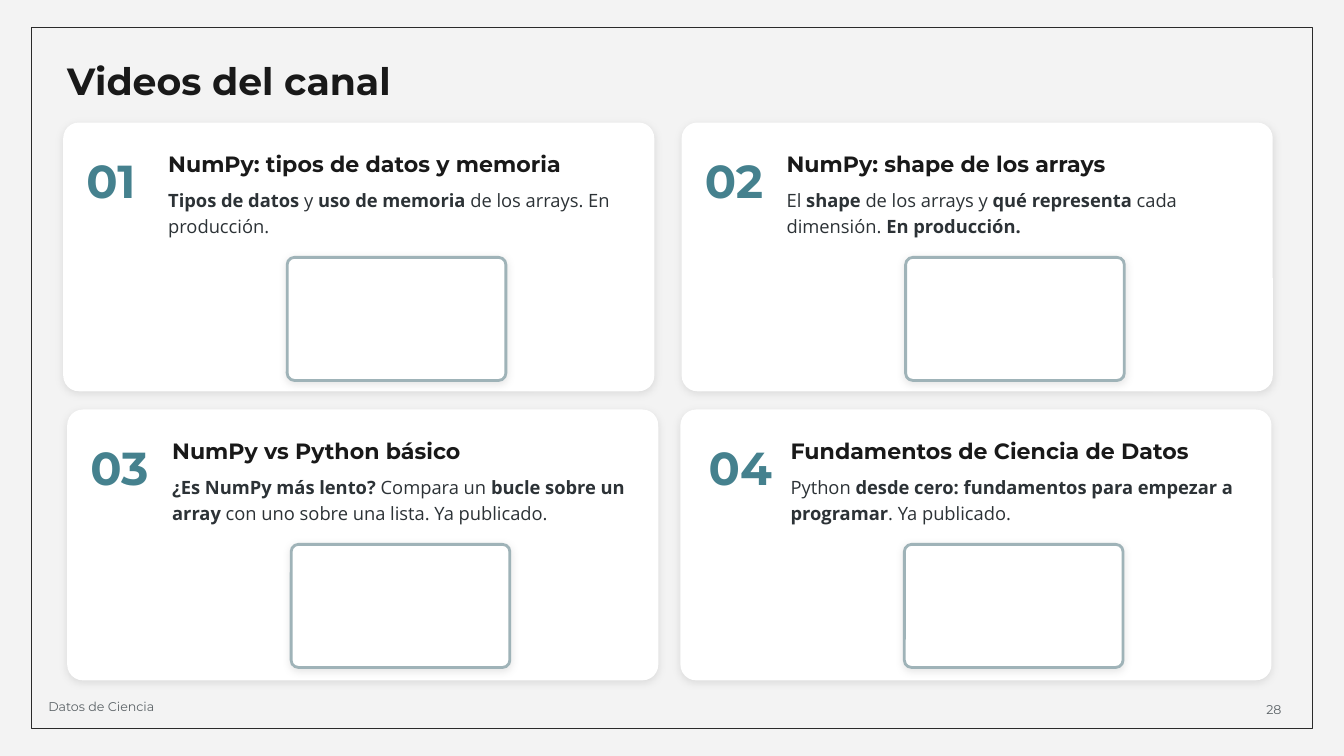
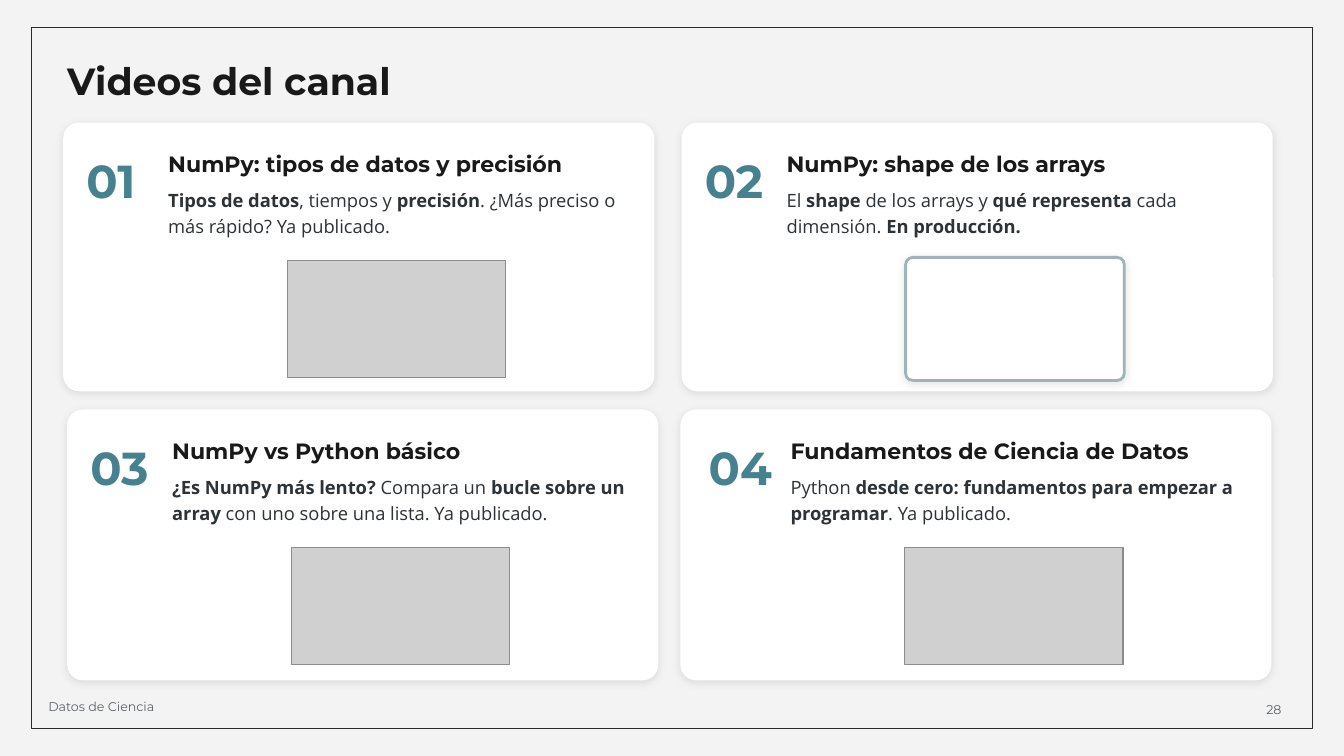
Before and after one commit to Group-of-Solar-Astrophysics/Escuela-Astrofisica-Solar-2026, a slide deck: slide 28 of 01_Material_por_expositor/Juan_Esteban_Agudelo_Ortiz/01_Presentacion/Copiloto_de_Fisica_Solar_Escuela_2026.odp. Drawn at 1344x756 pixels with LibreOffice and Linux fonts; fonts in the diff are those of the drawing; grey boxes stand for pictures. Boxes give left, top, right and bottom in pixels: in the first picture for what was removed or moved away, otherwise in the second. Text is boxed around its words. In the diff, an @@ line names an element or a change of style, - is before the commit and + after.

```diff
--- a/01_Material_por_expositor/Juan_Esteban_Agudelo_Ortiz/01_Presentacion/Copiloto_de_Fisica_Solar_Escuela_2026.odp
+++ b/01_Material_por_expositor/Juan_Esteban_Agudelo_Ortiz/01_Presentacion/Copiloto_de_Fisica_Solar_Escuela_2026.odp
@@ text at [168,154,562,177]: text changed @@
-NumPy: tipos de datos y memoria
+NumPy: tipos de datos y precisión
@@ text at [168,193,615,238]: text changed @@
-Tipos de datos y uso de memoria de los arrays. En producción.
+Tipos de datos, tiempos y precisión. ¿Más preciso o más rápido? Ya publicado.
@@ rounded rectangle removed at [287,257,506,380] @@
@@ picture added at [287,261,506,378] @@
@@ rounded rectangle removed at [291,544,510,667] @@
@@ picture added at [291,547,510,664] @@
@@ rounded rectangle removed at [904,544,1123,667] @@
@@ picture added at [904,547,1123,664] @@
```
Also in this commit, not shown: 2 other slides changed, 1 other file.
